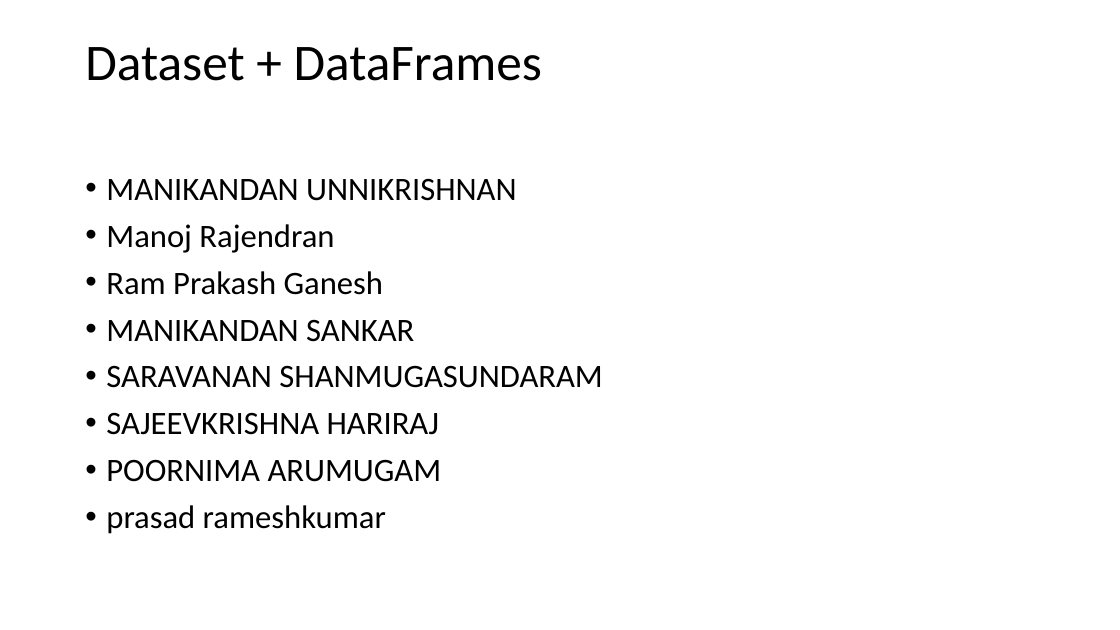
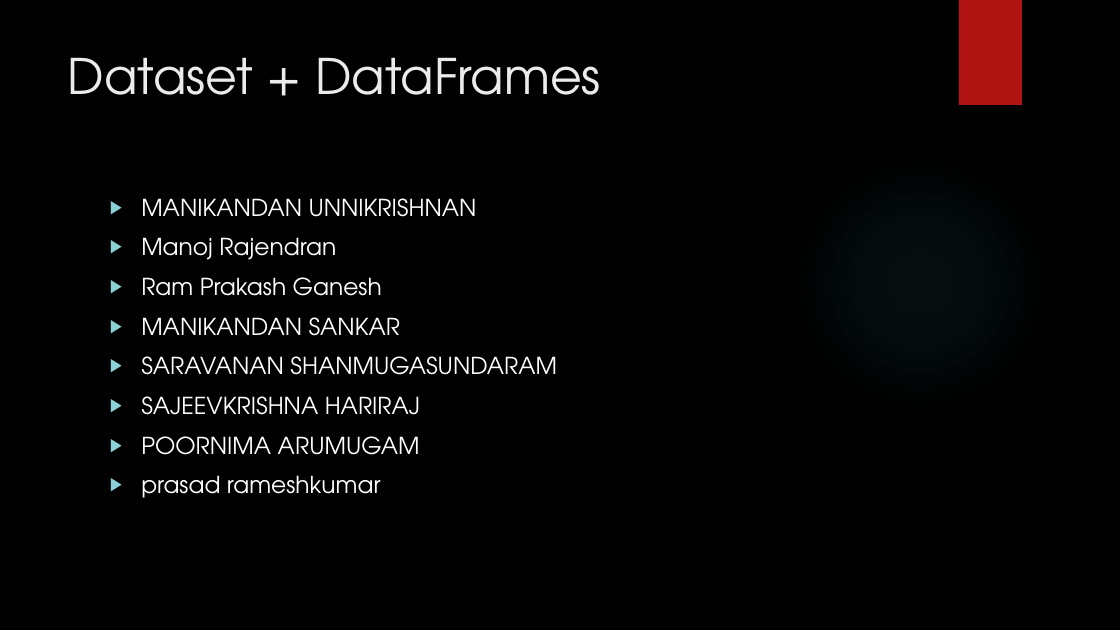
Before and after one commit to karthick1808/CDB21DW007, a slide deck: slide 4 of Presentation.pptx. Drawn at 1120x630 pixels with LibreOffice and Linux fonts; fonts in the diff are those of the drawing; background and template pictures are left out. Boxes give left, top, right and bottom in pixels: in the first picture for what was removed or moved away, otherwise in the second. Text is boxed around its words. In the diff, an @@ line names an element or a change of style, - is before the commit and + after.

```diff
--- a/Presentation.pptx
+++ b/Presentation.pptx
@@ background #FFFFFF to picture (left out) @@
@@ rectangle added at (959,0,1022,105), fill #B01513 @@
@@ title "Dataset + DataFrames": place and size @@
-title "Dataset + DataFrames" at (85,47,542,81)
+title "Dataset + DataFrames" at (68,57,601,95)
@@ title "Dataset + DataFrames" at (68,57,601,95): size 44 to 42 pt, font Calibri to TeX Gyre Adventor, text colour #000000 to #EBEBEB; line spacing 0.9 to 1; vertical alignment middle to top @@
@@ ellipse added at (791,154,1049,413), fill gradient #50B9C1 @@
@@ text "MANIKANDAN UNNIKRISHNAN": place and size @@
-text "MANIKANDAN UNNIKRISHNAN" at (106,178,602,534)
+text "MANIKANDAN UNNIKRISHNAN" at (141,198,557,498)
@@ text "MANIKANDAN UNNIKRISHNAN" at (141,198,557,498): size 28 to 20 pt, font Calibri to TeX Gyre Adventor, text colour #000000 to #FFFFFF; bullet • to ▶; line spacing 0.9 to 1 @@
```
Also in this commit, not shown: 3 other slides changed, 20 slides added, 1 slide removed.
